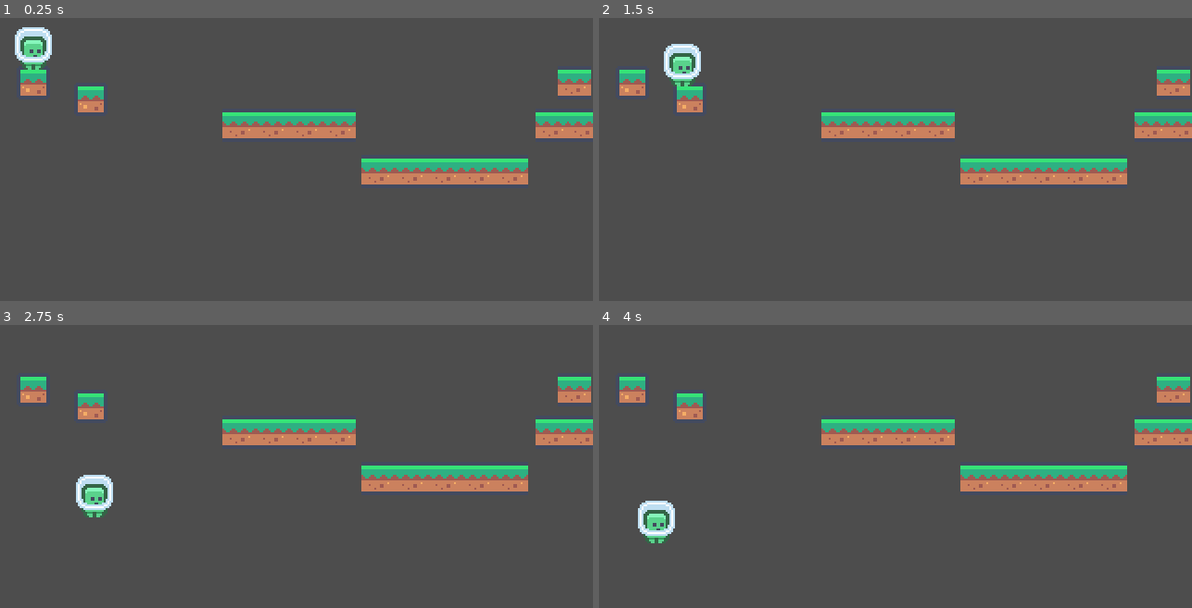
Above: before the commit, frames 1-4 (two rows, left to right).
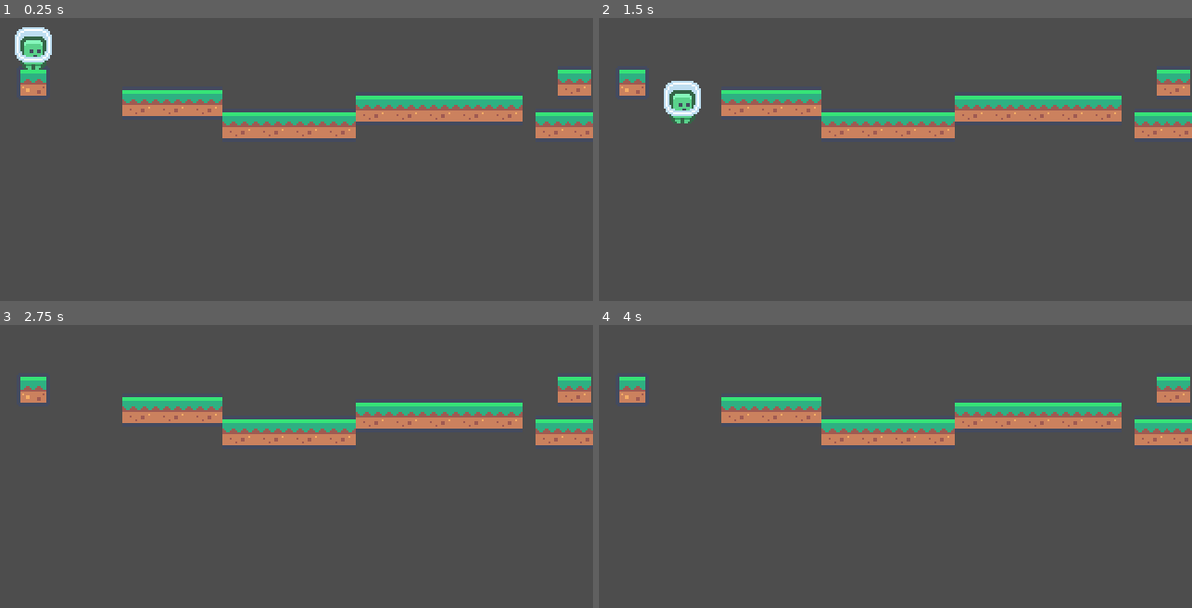
Above: after the commit, the same moments.

Repository: platz-halter/mario_clone
Game: Godot game, scene res://world.tscn
The game is run twice, just before and just after one commit, with the same random seed, the same clock (stepped at 60 frames per second) and the same inputs.
Inputs:
- Up to frame 1 (0.25 s): no input
- Up to frame 2 (1.5 s): tap Enter at 0.5 s; hold Right (ui_right) 0.53-1.28 s; hold Left (ui_left) from 1.28 s (still down)
- Up to frame 3 (2.75 s): release Left (ui_left) at 2.03 s; hold Right (ui_right) from 2.03 s (still down)
- Up to frame 4 (4 s): release Right (ui_right) at 2.78 s; hold Up (ui_up) 2.78-3.53 s; hold Left (ui_left) from 3.53 s (still down)

The runs differ from the first frame. In frame 1, 7.1% of the frame differs, in the area x 13-90%, y 24-59%; in frame 2, 8.3%, in the area x 10-90%, y 9-59%; in frame 3, 7.9%; in frame 4, 7.9%.

Commit message:
changed world

Diff:
--- a/world.tscn
+++ b/world.tscn
@@ -15,9 +15,6 @@
 [node name="grass_block" parent="." instance=ExtResource("2_skla1")]
 position = Vector2(-23, 39)
 
-[node name="grass_block2" parent="." instance=ExtResource("2_skla1")]
-position = Vector2(8, 48)
-
 [node name="grass_floor" parent="." instance=ExtResource("3_07lin")]
 position = Vector2(88, 62)
 
@@ -31,19 +28,19 @@
 position = Vector2(142, 62)
 
 [node name="grass_floor6" parent="." instance=ExtResource("3_07lin")]
-position = Vector2(163, 87)
+position = Vector2(160, 53)
 
 [node name="grass_floor7" parent="." instance=ExtResource("3_07lin")]
-position = Vector2(181, 87)
+position = Vector2(178, 53)
 
 [node name="grass_floor8" parent="." instance=ExtResource("3_07lin")]
-position = Vector2(199, 87)
+position = Vector2(196, 53)
 
 [node name="grass_floor9" parent="." instance=ExtResource("3_07lin")]
-position = Vector2(217, 87)
+position = Vector2(214, 53)
 
 [node name="grass_floor10" parent="." instance=ExtResource("3_07lin")]
-position = Vector2(235, 87)
+position = Vector2(232, 53)
 
 [node name="grass_floor11" parent="." instance=ExtResource("3_07lin")]
 position = Vector2(257, 62)
@@ -54,6 +51,15 @@
 [node name="grass_floor13" parent="." instance=ExtResource("3_07lin")]
 position = Vector2(292, 62)
 
+[node name="grass_floor5" parent="." instance=ExtResource("3_07lin")]
+position = Vector2(70, 50)
+
+[node name="grass_floor15" parent="." instance=ExtResource("3_07lin")]
+position = Vector2(52, 50)
+
+[node name="grass_floor16" parent="." instance=ExtResource("3_07lin")]
+position = Vector2(34, 50)
+
 [node name="player" parent="." instance=ExtResource("2_2jgat")]
 position = Vector2(-23, 18)
 jump_power = 65
